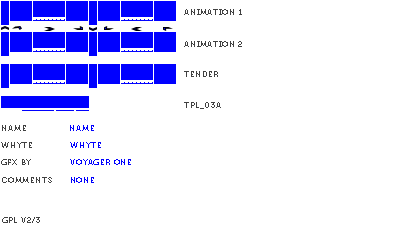
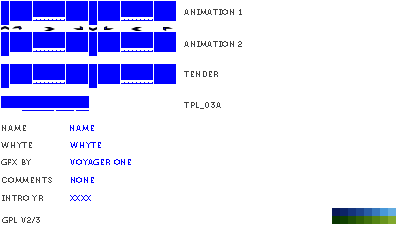
Comparing the layer stacks of the two (400, 230) images. Changes:
added layer "xxxx" in group "text" over (70, 195, 91, 201)
added layer "intro yr" in group "text_dnc" over (2, 195, 43, 201)
added layer "Layer 3" above "Layer 2" over (332, 208, 396, 224)